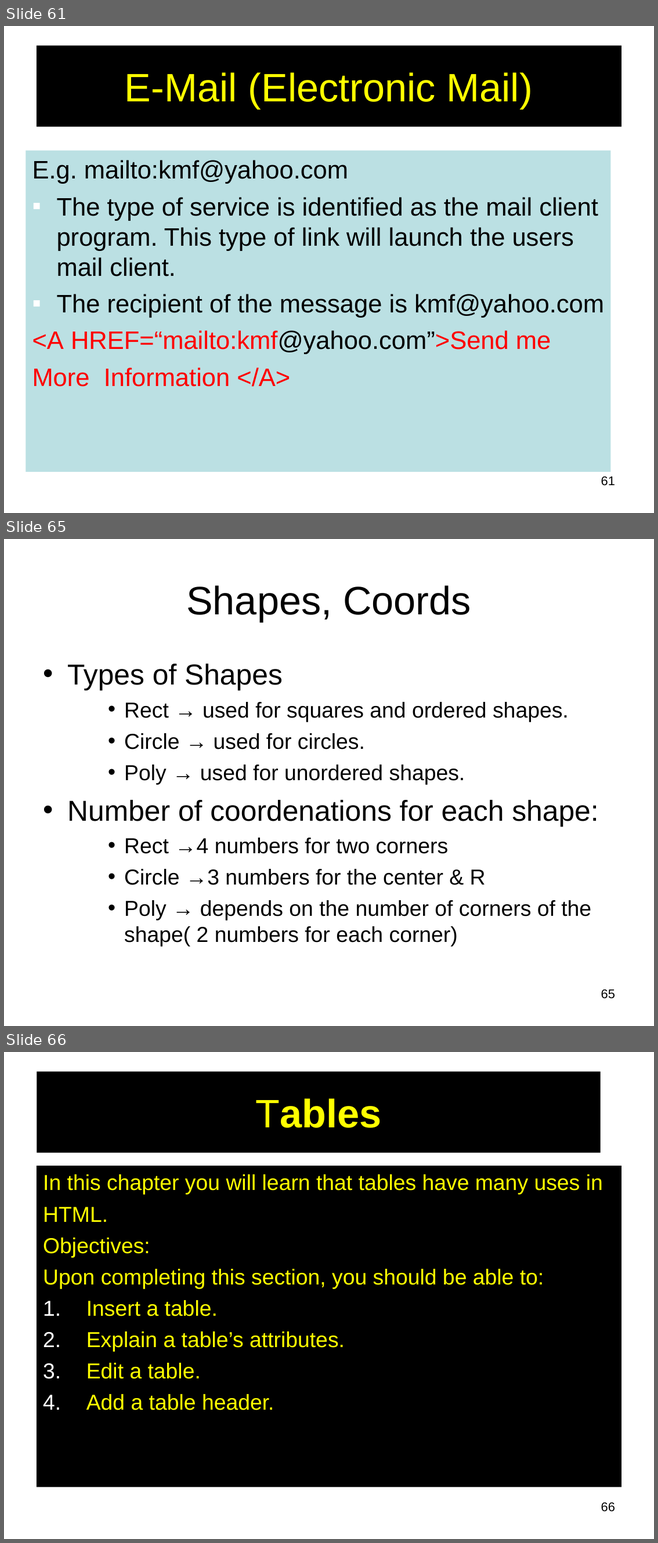
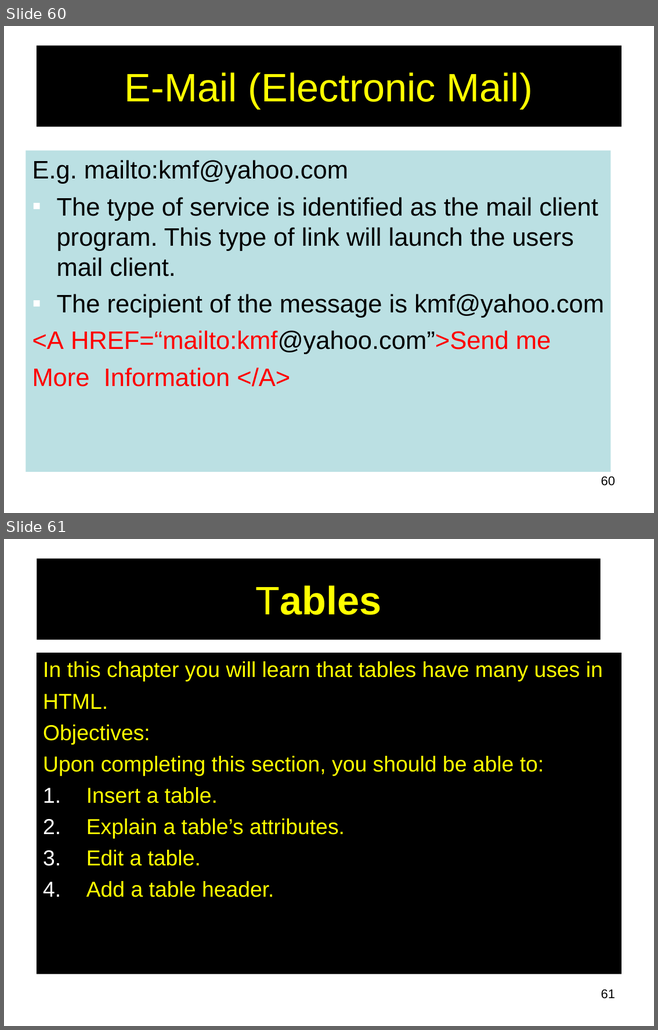
Before and after one commit to engineershoaibakhter/Web-App-Development-Course, a slide deck: notes/html.ppt. Shown one above the other, each under a label of ours: slides 61, 65 and 66 before the commit, slides 60 and 61 after it; the slides between them are not shown. The pictures are 658x1543 and 658x1030 pixels, drawn with LibreOffice and Linux fonts; fonts in the diff are those of the drawing. Boxes give left, top, right and bottom in pixels: in the first picture for what was removed or moved away, otherwise in the second. Text is boxed around its words. In the diff, an @@ line names an element or a change of style, - is before the commit and + after.

```diff
--- a/notes/html.ppt
+++ b/notes/html.ppt
@@ slide 65 removed at box(4, 539, 654, 1026), background #FFFFFF @@
@@ title removed at box(186, 585, 471, 622) @@
-Shapes, Coords
@@ text removed at box(67, 664, 598, 947) @@
-• Types of Shapes
-    • Rect → used for squares and ordered shapes.
-    • Circle → used for circles.
-    • Poly → used for unordered shapes.
-• Number of coordenations for each shape:
-    • Rect →4 numbers for two corners
-    • Circle →3 numbers for the center & R
-    • Poly → depends on the number of corners of the shape( 2 numbers for each corner)
@@ page number removed at box(601, 990, 615, 999) @@
-65
@@ what was slide 61 is now slide 60 @@
@@ page number at box(601, 476, 615, 486): text changed @@
-61
+60
@@ what was slide 66 is now slide 61 @@
@@ page number at box(601, 990, 615, 999): text changed @@
-66
+61
```
Also in this commit, not shown: 4 other slides removed, 1 other file.
